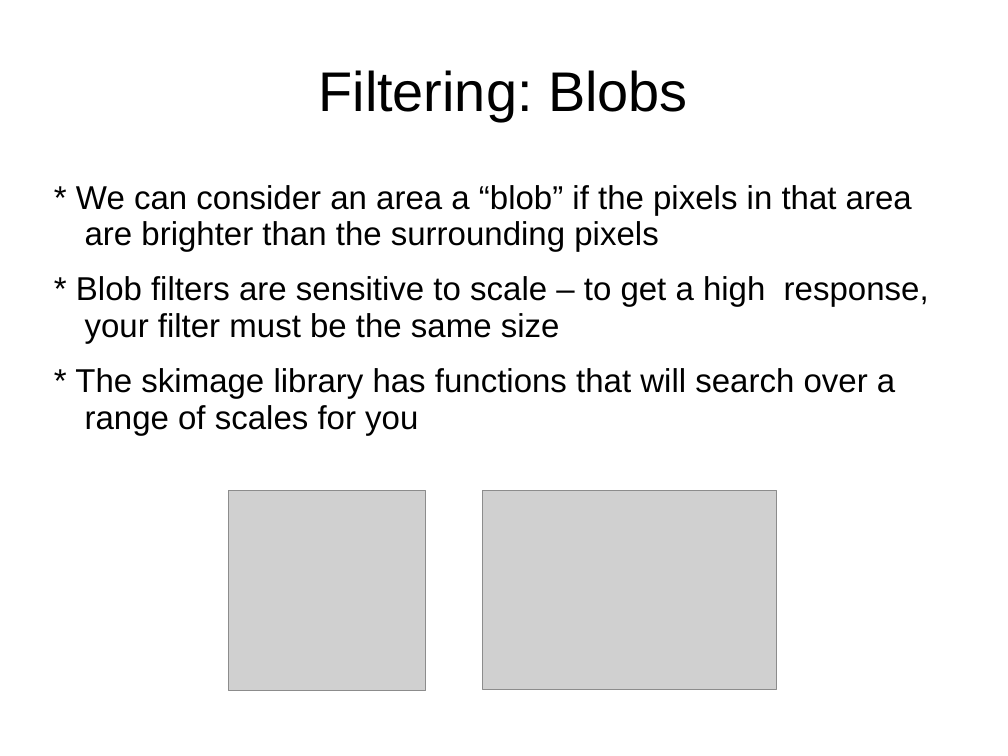
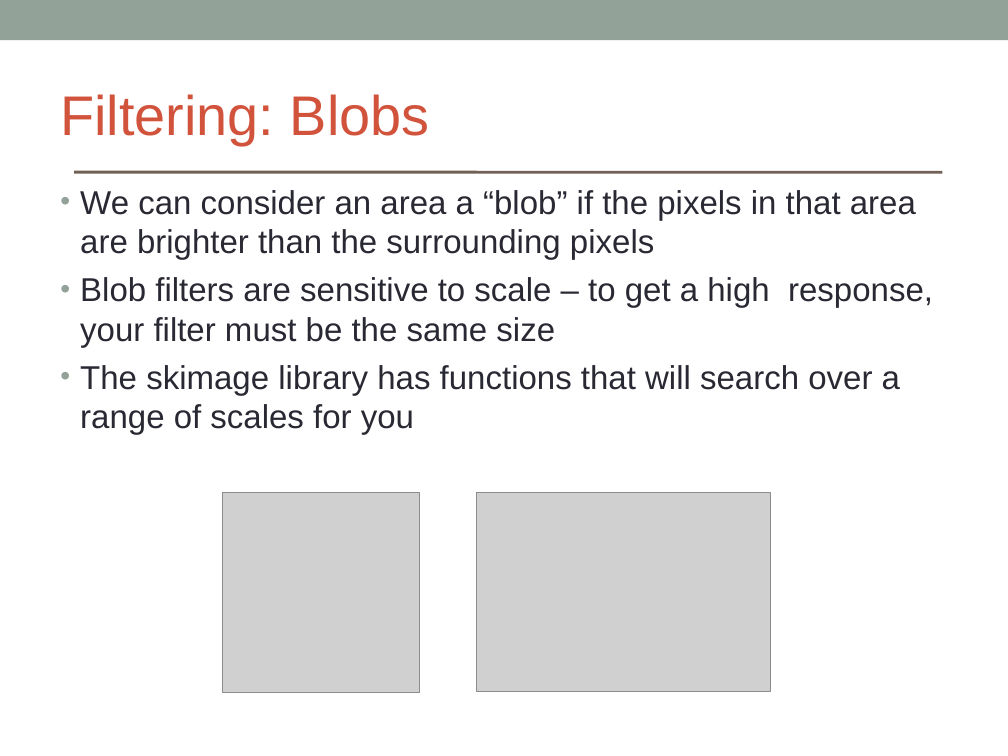
Before and after one commit to brikeats/Image-Analysis-in-Python, a slide deck: slide 13 of ImageAnalysisPython.ppt. Drawn at 1008x756 pixels with LibreOffice and Linux fonts; fonts in the diff are those of the drawing; grey boxes stand for pictures. Boxes give left, top, right and bottom in pixels: in the first picture for what was removed or moved away, otherwise in the second. Text is boxed around its words. In the diff, an @@ line names an element or a change of style, - is before the commit and + after.

```diff
--- a/ImageAnalysisPython.ppt
+++ b/ImageAnalysisPython.ppt
@@ rectangle added at [0, 0, 1008, 40], fill #93A299 @@
@@ text "Filtering: Blobs": place and size @@
-text "Filtering: Blobs" at [319, 70, 688, 121]
+text "Filtering: Blobs" at [60, 94, 430, 145]
@@ text "Filtering: Blobs" at [60, 94, 430, 145]: text colour #000000 to #D2533C; alignment centre to left; line spacing 0.93 to 1 @@
@@ line added from (76, 172) to (941, 172), #726056 2.24 pt @@
@@ text at [80, 190, 933, 435]: text changed; text colour #000000 to #292934 @@
-* We can consider an area a “blob” if the pixels in that area are brighter than the surrounding pixels
-* Blob filters are sensitive to scale – to get a high response, your filter must be the same size
-* The skimage library has functions that will search over a range of scales for you
+• We can consider an area a “blob” if the pixels in that area are brighter than the surrounding pixels
+• Blob filters are sensitive to scale – to get a high response, your filter must be the same size
+• The skimage library has functions that will search over a range of scales for you
@@ picture: place and size @@
-picture at [229, 491, 426, 692]
+picture at [222, 493, 420, 693]
@@ picture: place and size @@
-picture at [483, 490, 777, 690]
+picture at [477, 492, 771, 692]
```
Also in this commit, not shown: 17 other slides changed, 1 other file.
